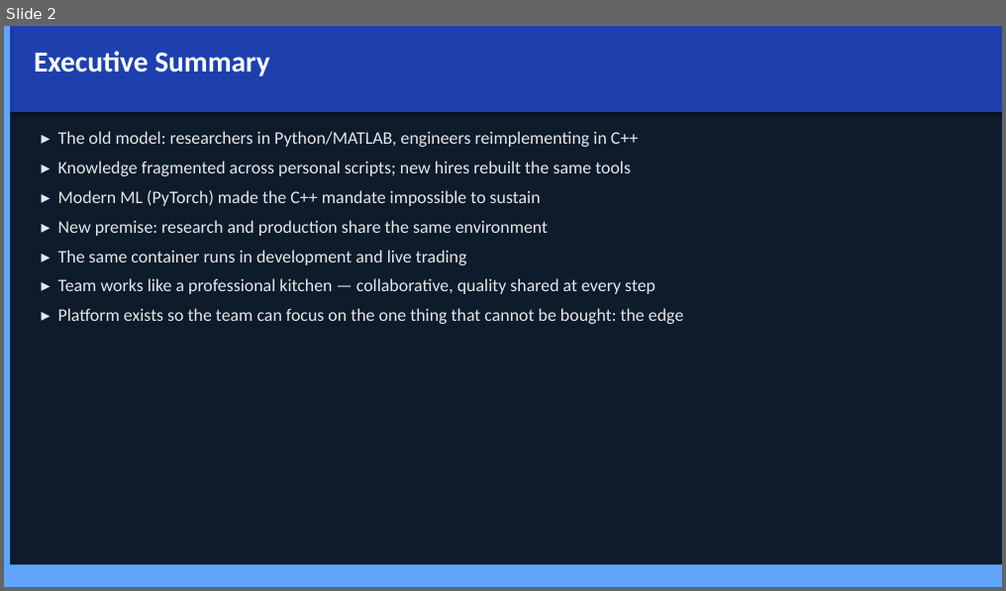
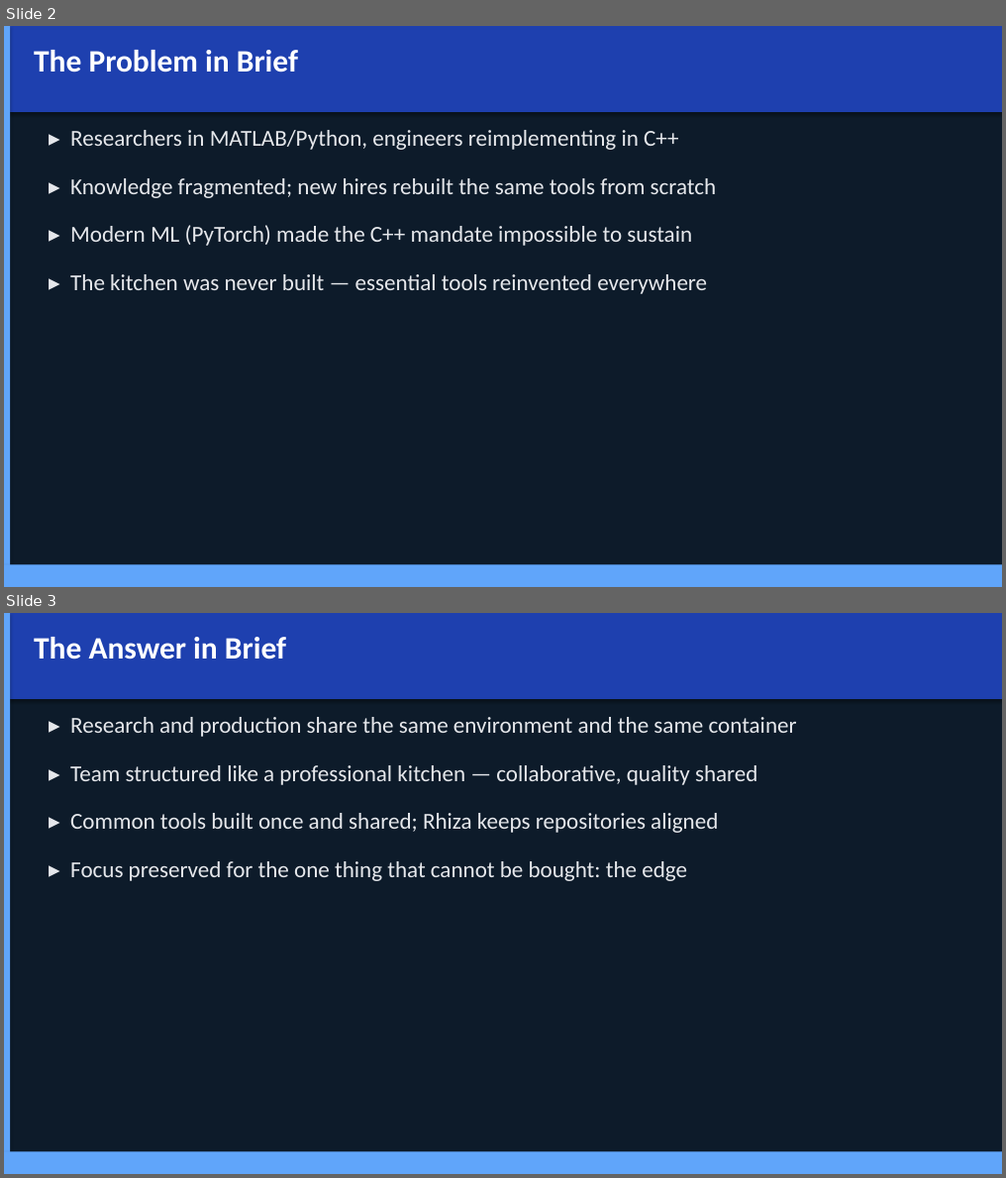
Before and after one commit to Jebel-Quant/platform, a slide deck: vision.pptx. Shown one above the other, each under a label of ours: slide 2 before the commit, slides 2 and 3 after it. The pictures are 1006x591 and 1006x1178 pixels, drawn with LibreOffice and Linux fonts; fonts in the diff are those of the drawing. Boxes give left, top, right and bottom in pixels: in the first picture for what was removed or moved away, otherwise in the second. Text is boxed around its words. In the diff, an @@ line names an element or a change of style, - is before the commit and + after.

```diff
--- a/vision.pptx
+++ b/vision.pptx
@@ slide 3 added at box(4, 613, 1002, 1174), background #FFFFFF @@
@@ rectangle added at box(4, 613, 1002, 1174), fill #0D1B2A @@
@@ rectangle added at box(4, 613, 1002, 699), fill #1E40AF @@
@@ rectangle added at box(4, 613, 10, 1174), fill #60A5FA @@
@@ text added at box(34, 637, 286, 660), 30 pt, text #FFFFFF, bold @@
+The Answer in Brief
@@ text added at box(70, 717, 797, 881), 22 pt, text #E5E7EB @@
+▸ Research and production share the same environment and the same container
+▸ Team structured like a professional kitchen — collaborative, quality shared
+▸ Common tools built once and shared; Rhiza keeps repositories aligned
+▸ Focus preserved for the one thing that cannot be bought: the edge
@@ rectangle added at box(4, 1152, 1002, 1174), fill #60A5FA @@
@@ slide 2 changed as well @@
@@ text at box(34, 50, 298, 73): text changed; size 28 to 30 pt @@
-Executive Summary
+The Problem in Brief
@@ text "▸ Researchers in MATLAB/Python, engineers ...": place and size @@
-text "▸ Researchers in MATLAB/Python, engineers ..." at box(58, 131, 683, 324)
+text "▸ Researchers in MATLAB/Python, engineers ..." at box(70, 130, 716, 294)
@@ text at box(70, 130, 716, 198): text changed; size 17 to 22 pt @@
-▸ The old model: researchers in Python/MATLAB, engineers reimplementing in C++
-▸ Knowledge fragmented across personal scripts; new hires rebuilt the same tools
+▸ Researchers in MATLAB/Python, engineers reimplementing in C++
+▸ Knowledge fragmented; new hires rebuilt the same tools from scratch
@@ text at box(70, 225, 692, 246): size 17 to 22 pt in "▸ Modern ML (PyTorch) made the C++ ..."; more space between paragraphs @@
@@ text at box(70, 274, 707, 294): text changed; size 17 to 22 pt @@
-▸ New premise: research and production share the same environment
-▸ The same container runs in development and live trading
-▸ Team works like a professional kitchen — collaborative, quality shared at every step
-▸ Platform exists so the team can focus on the one thing that cannot be bought: the edge
+▸ The kitchen was never built — essential tools reinvented everywhere
```
Also in this commit, not shown: 18 other slides changed, 18 other slides added, 1 other file.
